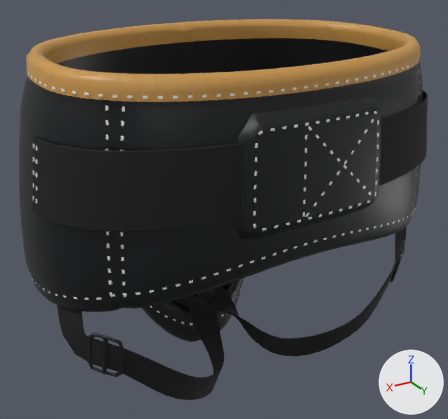
The glTF model apps/web/public/assets/store/groin-guard.glb as it was, and as the next commit left it.
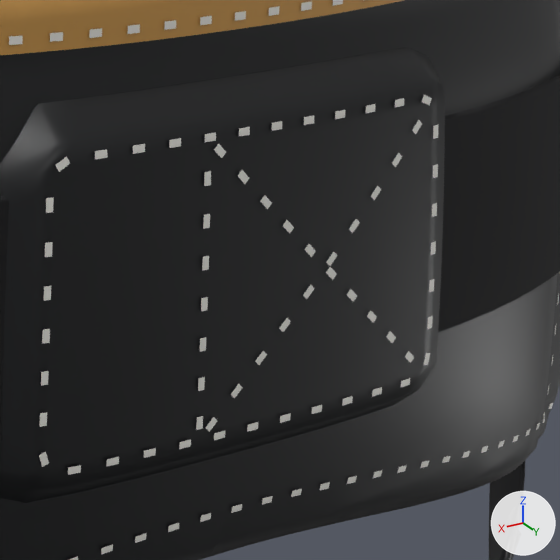
There are two pictures of each version: one whole from a 50 mm lens placed at (0.25, 0.413, 0.363), pointed at (0.001, -0.003, 0.155), one close up on the part from 54% to 93% of the width and 19% to 61% of the height. The axes (+X, +Y, +Z) are drawn at lower right. The lights are the same throughout. The last two pictures show the newer version. Vertices at exactly the same position are counted once.

Names of what the first close-up shows: 'GROIN_GUARD_BINDING', 'GROIN_GUARD_BUCKLES', 'GROIN_GUARD_ELASTIC', 'GROIN_GUARD_LEATHER', 'GROIN_GUARD_STITCHING'.
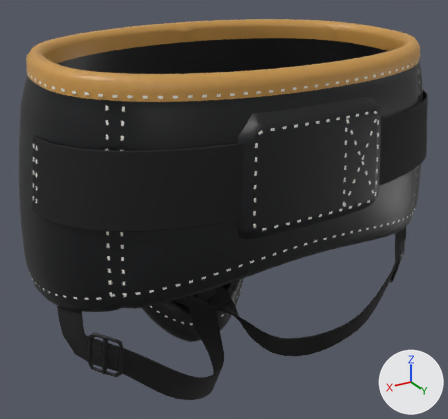
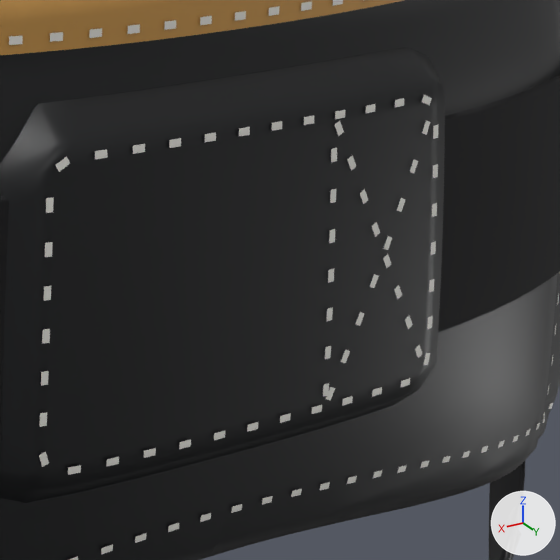
Patch to the scene script:
```diff
--- a/apps/web/public/assets/store/groin-guard.glb.py
+++ b/apps/web/public/assets/store/groin-guard.glb.py
@@ me_groin_guard_stitching @@
 # used by ob_groin_guard_stitching; location = (0.0, 0.0, 0.0)
-me_groin_guard_stitching.from_pydata(...)  # 2276 vertices, 1138 faces; spans x -0.167..0.167, y -0.119..0.121, z 0.0..0.29
+me_groin_guard_stitching.from_pydata(...)  # 2260 vertices, 1130 faces; spans x -0.167..0.167, y -0.119..0.121, z 0.0..0.29
+# me_groin_guard_stitching part 1: the loose piece of 4 vertices spanning x -0.034..-0.031, y 0.119..0.12, z 0.213..0.216 is deleted
+# me_groin_guard_stitching part 2: the loose piece of 4 vertices spanning x -0.047..-0.044, y 0.119, z 0.201..0.204 is deleted
+# me_groin_guard_stitching part 3: the loose piece of 4 vertices spanning x -0.04..-0.037, y 0.119, z 0.207..0.21 is deleted
+# me_groin_guard_stitching part 4: the loose piece of 4 vertices spanning x -0.028..-0.024, y 0.119..0.12, z 0.219..0.222 is deleted
+# me_groin_guard_stitching part 5
+# 1 vertex is removed from x 0.009, y 0.118, z 0.256
+# 3 faces are deleted
+# 10 vertices in x 0.013..0.015, y 0.12, z 0.202..0.219 move by (-0.034, 0.0, 0.0)
+# 9 vertices in x 0.013..0.014, y 0.118..0.119, z 0.233..0.253 move by (-0.033, 0.0, 0.0)
+# 3 vertices in x 0.013..0.015, y 0.12..0.121, z 0.199..0.227 move by (-0.034, -0.001, 0.0)
+# 3 vertices in x 0.013..0.014, y 0.119..0.12, z 0.227..0.244 move by (-0.033, -0.001, 0.0)
+# 3 vertices in x -0.027..-0.024, y 0.119, z 0.235..0.237 move by (-0.017, -0.002, 0.01)
+# 63 vertices move from x -0.045..0.014, y 0.116..0.121, z 0.198..0.258 to x -0.049..-0.018, y 0.116..0.12, z 0.197..0.259
+# 1 vertex is added at (-0.045, 0.116, 0.252)
+# 3 new faces join them
 me_groin_guard_stitching.materials.append(mat_m_groin_guard_stitching)
```

Boxes [x1, y1, x2, y2] around the edits, measured in the close-ups (560 x 560 px; the box of a moved part takes in the faces that stretch with it):
part 1 of me_groin_guard_stitching, deleted: before [367, 311, 377, 323]
part 2 of me_groin_guard_stitching, deleted: before [405, 351, 414, 363]
part 3 of me_groin_guard_stitching, deleted: before [386, 331, 396, 343]
part 4 of me_groin_guard_stitching, deleted: before [347, 289, 357, 302]
part 5 of me_groin_guard_stitching, moved or reshaped: before [196, 120, 422, 432]; after [323, 121, 430, 401]
